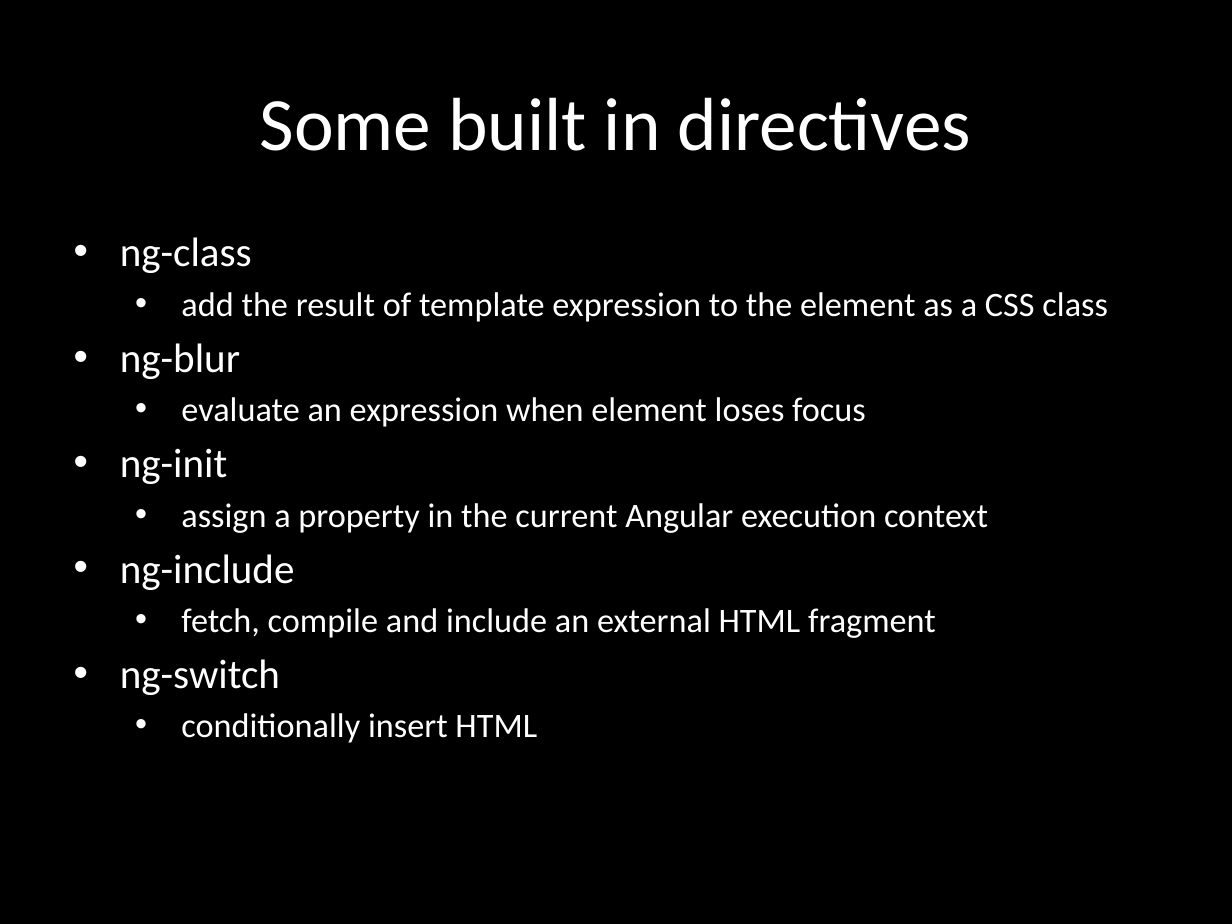
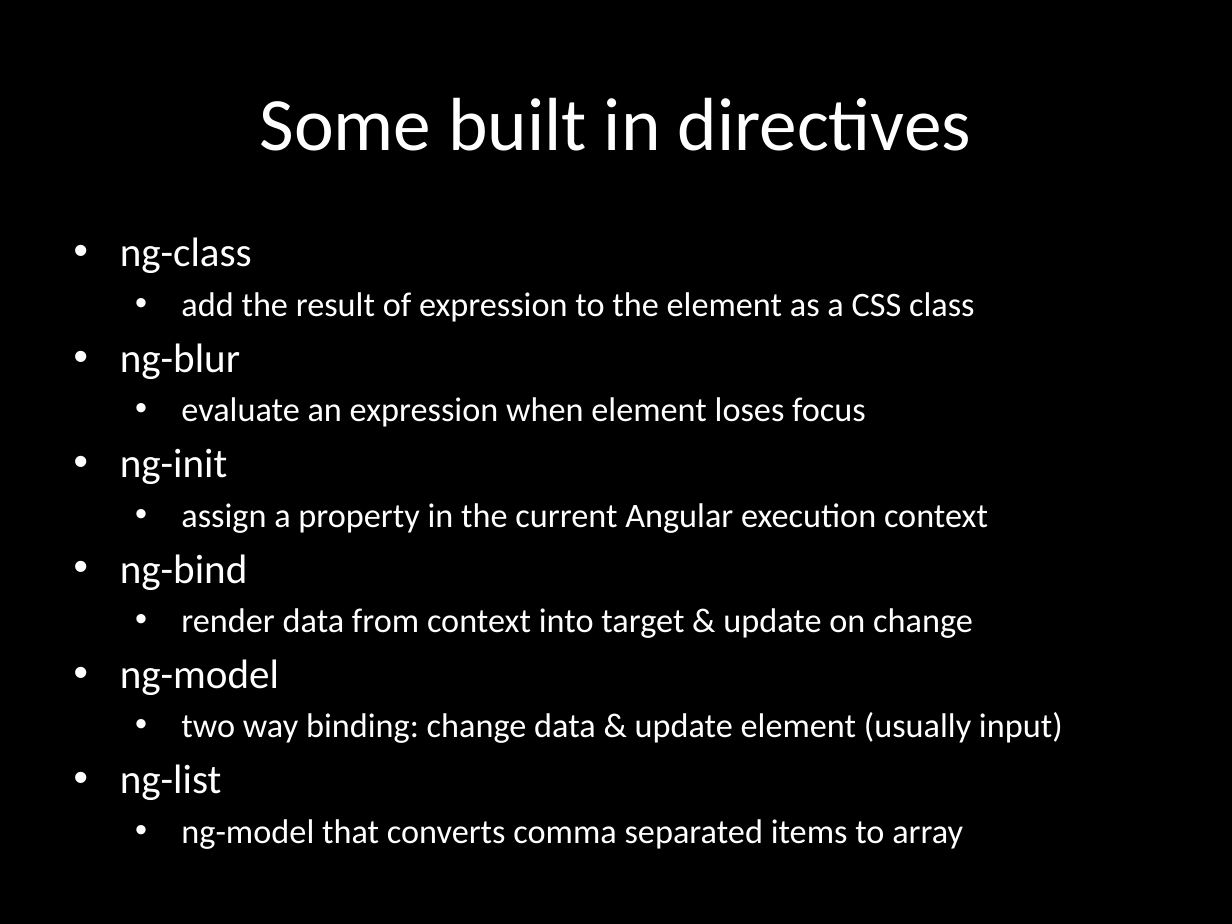
Before and after one commit to eliasjames/training-angular, a slide deck: slide 16 of slides/Angular Slides Day 1.pptx (slide 8 before the commit). Drawn at 1232x924 pixels with LibreOffice and Linux fonts; fonts in the diff are those of the drawing. Boxes give left, top, right and bottom in pixels: in the first picture for what was removed or moved away, otherwise in the second. Text is boxed around its words. In the diff, an @@ line names an element or a change of style, - is before the commit and + after.

```diff
--- a/slides/Angular Slides Day 1.pptx
+++ b/slides/Angular Slides Day 1.pptx
@@ subtitle at [181,292,975,322]: text changed @@
-  • add the result of template expression to the element as a CSS class
+  • add the result of expression to the element as a CSS class
@@ subtitle at [120,554,1063,849]: text changed @@
-• ng-include
-  • fetch, compile and include an external HTML fragment
-• ng-switch
-  • conditionally insert HTML
+• ng-bind
+  • render data from context into target & update on change
+• ng-model
+  • two way binding: change data & update element (usually input)
+• ng-list
+  • ng-model that converts comma separated items to array
```
Also in this commit, not shown: 10 other slides changed, 10 slides added, 18 slides removed, 2 other files.
